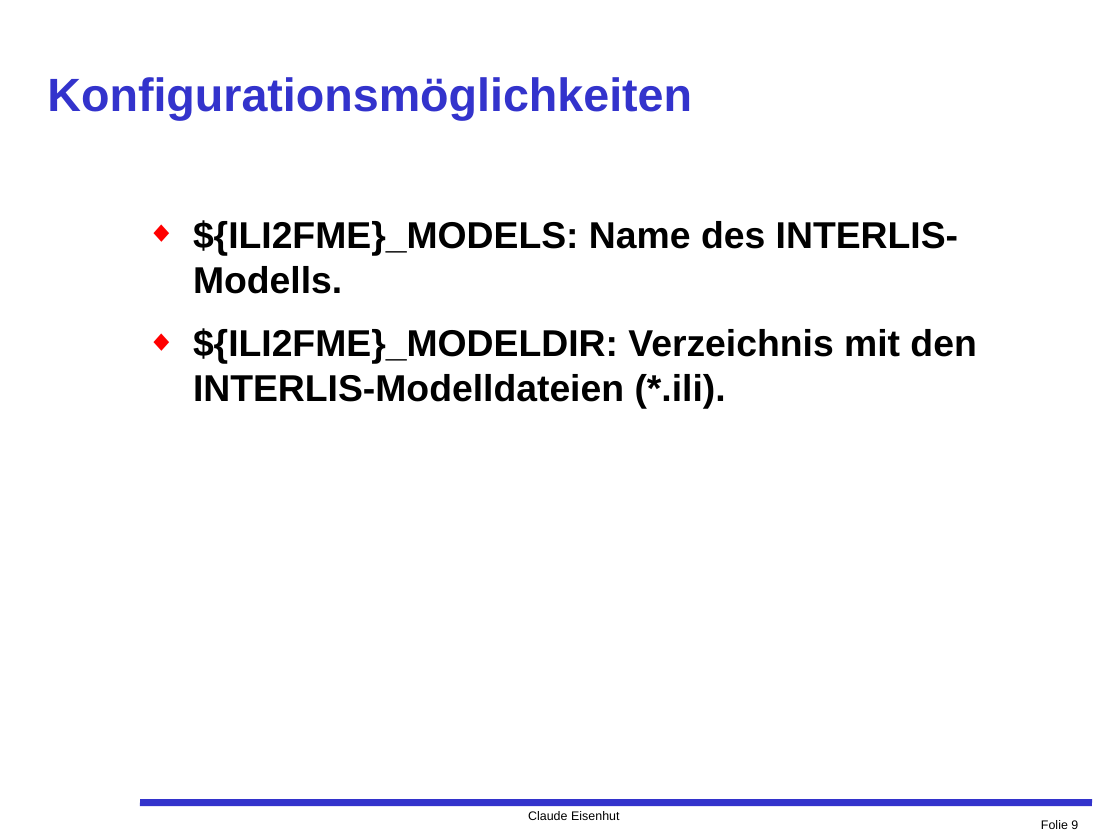
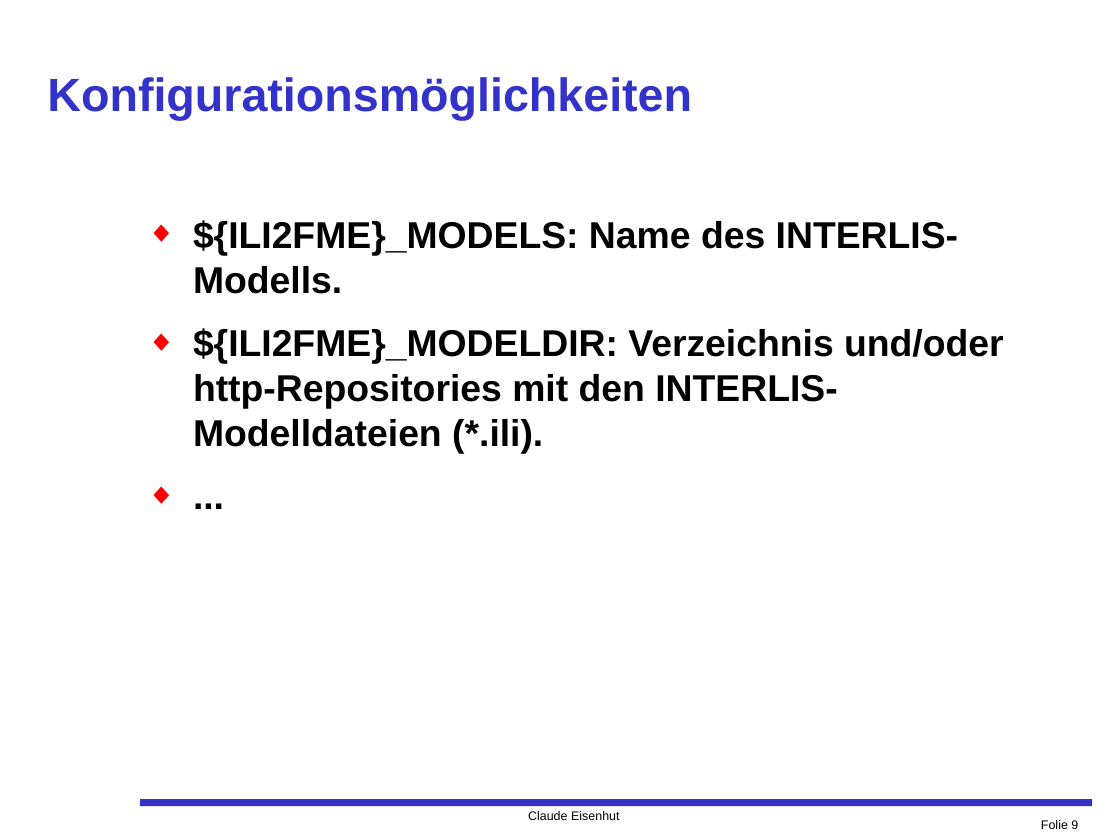
Before and after one commit to claeis/ili2fme, a slide deck: slide 9 of docs/usr/FME-Modul.ppt. Drawn at 1120x840 pixels with LibreOffice and Linux fonts; fonts in the diff are those of the drawing. Boxes give left, top, right and bottom in pixels: in the first picture for what was removed or moved away, otherwise in the second. Text is boxed around its words. In the diff, an @@ line names an element or a change of style, - is before the commit and + after.

```diff
--- a/docs/usr/FME-Modul.ppt
+++ b/docs/usr/FME-Modul.ppt
@@ text at [193, 328, 1004, 453]: text changed @@
-◆ ${ILI2FME}_MODELDIR: Verzeichnis mit den INTERLIS-Modelldateien (*.ili).
+◆ ${ILI2FME}_MODELDIR: Verzeichnis und/oder http-Repositories mit den INTERLIS-Modelldateien (*.ili).
+◆ ...
```
Also in this commit, not shown: 5 other slides changed, 7 other files.
